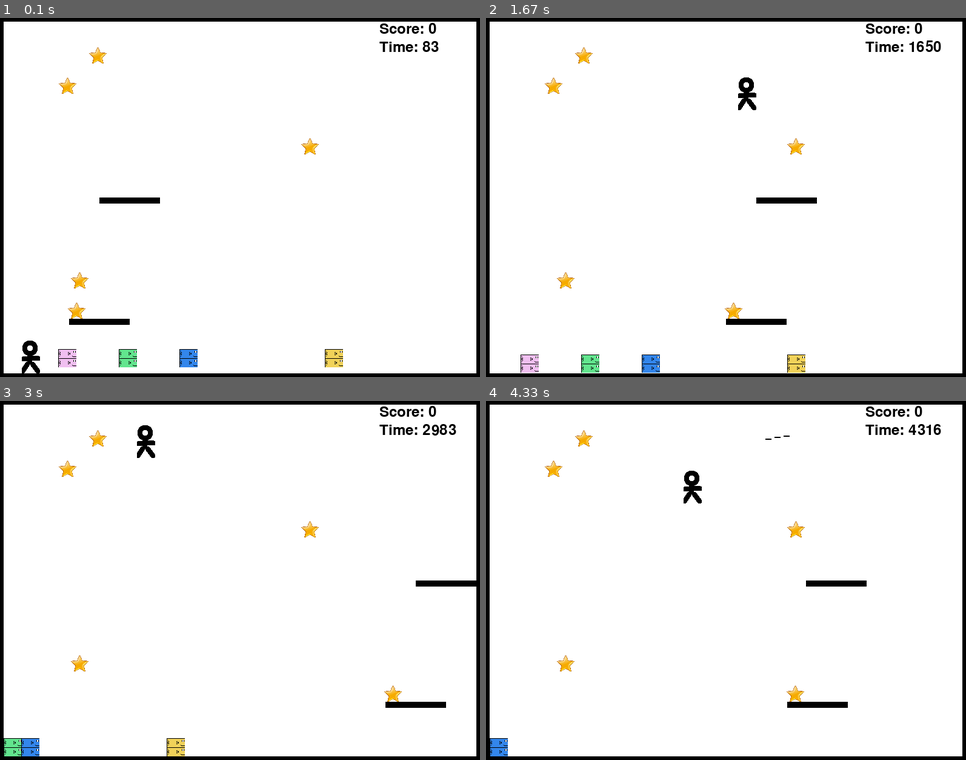
Above: before the commit, frames 1-4 (two rows, left to right).
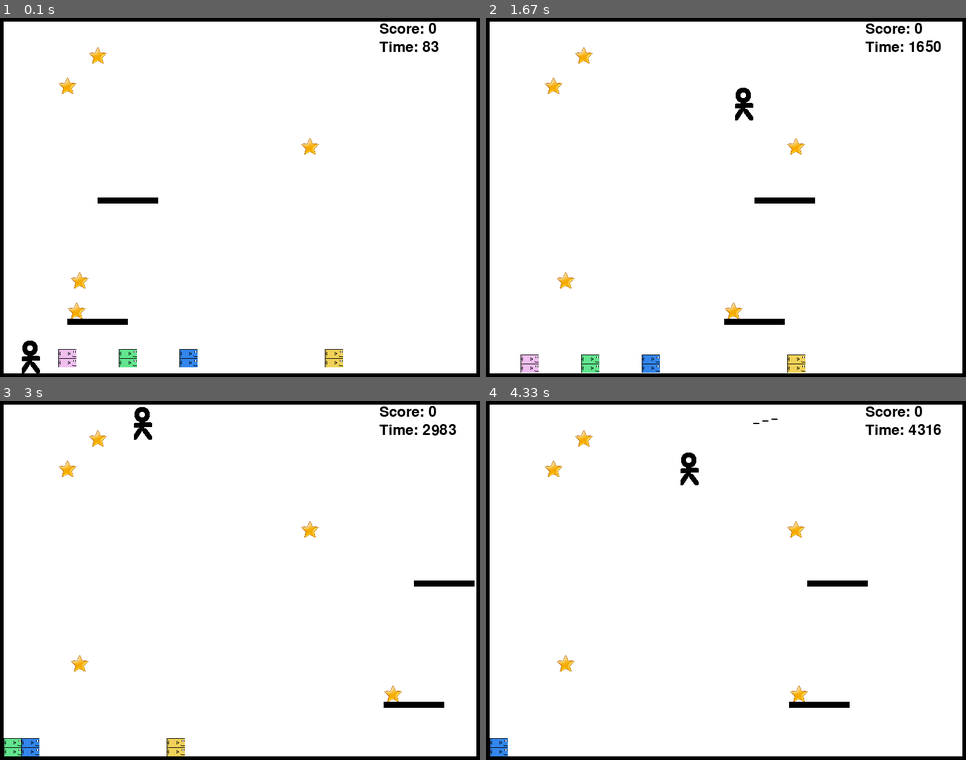
Above: after the commit, the same moments.

Repository: nkudeba/pygame-platform-evolution
Game: pygame game, started from platformer.py
Two runs of this game, one before a commit and one after it. Both use one fixed random seed, a clock stepped at 60 frames per second and the inputs below.
Inputs:
- Up to frame 1 (0.1 s): no input
- Up to frame 2 (1.67 s): hold S 0.33-0.8 s; hold Right 0.33-0.8 s; hold Right 0.83-1.3 s; tap Space at 0.9, 1.2, 1.4 s; tap S at 0.98 s; hold Right from 1.33 s (still down)
- Up to frame 3 (3 s): tap Space at 1.7, 1.9, 2.2, 2.47, 2.77, 2.9 s; release Right at 1.8 s; hold Left 1.83-2.37 s; hold Left 2.4-2.8 s; tap S at 2.55 s; hold Right from 2.83 s (still down)
- Up to frame 4 (4.33 s): tap Space at 3.2, 3.57, 3.87, 4.07 s; release Right at 3.47 s; hold Left 3.5-3.97 s; hold Right from 4 s (still down); tap S at 4.15 s

The runs differ from the first frame. In frame 1, less than 0.1% of the frame differs, in the area x 14-34%, y 50-86%; in frame 2, 0.3%; in frame 3, 0.4%; in frame 4, 0.5%, in the area x 40-80%, y 4-86%.

Commit message:
lots of refactoring

Diff:
--- a/platformer.py
+++ b/platformer.py
@@ -40,39 +40,48 @@
         self.velocity = [0, 0]
         self.on_moving_bar = False
         self.score = 0
+        self.width = self.image.get_width()
+        self.height = self.image.get_height()
 
     def update(self):
+        self.basicUpdate()
+
+    def basicUpdate(self):
         self.rect.x += self.velocity[0]
         self.rect.y += self.velocity[1]
-        self.velocity[1] += 1  # Gravity
-        self.elapsedTime = pygame.time.get_ticks()
 
 # Stickman class
 class Stickman(Character):
     def __init__(self, x, y):
         image = load_and_scale_image('player2.png', 30, 55)
         super().__init__(x, y, image)
+    def update(self):
+        self.basicUpdate()
+        self.velocity[1] += 1  # Gravity
+        self.elapsedTime = pygame.time.get_ticks()
 
 
 class Fish(Character):
     def __init__(self, x, y, velocity = [0, 0], name = fish_count + 1):
+        fishWidth = 30
+        fishHeight = 30
+        self.elapsedTime = pygame.time.get_ticks()
+        self.fish_image(fishWidth, fishHeight)
+        self.name = "fish " + str(name)
+        super().__init__(x, y, self.image)
+        self.score = 0
+
+    def fish_image(self, fishWidth, fishHeight):
         random_red    = random.randint( 50, 250 )
         random_green  = random.randint( 50, 250 )
         random_blue   = random.randint( 50, 250 )
         random_colour = ( random_red, random_green, random_blue )
-        picture = pygame.image.load('fish_image.png')  # load the fish image
-        fishWidth = 30
-        fishHeight = 30
-        self.elapsedTime = pygame.time.get_ticks()
-        self.image = pygame.transform.scale(picture, (fishWidth, fishHeight))
+        self.image = load_and_scale_image('fish_image.png', fishWidth, fishHeight)
         self.rect = self.image.get_rect()
-        self.name = "fish " + str(name)
         fish_scales= pygame.Surface( ( fishWidth, fishHeight ) )
         fish_scales.fill( random_colour )
         fish_scales.blit( self.image, (0,0) )
         self.image = fish_scales
-        super().__init__(x, y, self.image)
-        self.score = 0
     def automate_movement(self, xvel = random.randint (-1, 1), yvel = random.randint (-1, 1)):
         self.velocity[0] += xvel
         self.velocity[1] += yvel
@@ -90,50 +99,31 @@
         t = self.elapsedTime = pygame.time.get_ticks() / 100
         self.velocity[0] = c1ax * t * t + c2ax * t * c3ax
         self.velocity[1] = c1ay * t * t + c2ay * t + c3ay
-        self.rect.x += self.velocity[0]
-        self.rect.y += self.velocity[1]
+        self.basicUpdate()
         # self.velocity[1] += 1  # Gravity
 
-class Projectile(pygame.sprite.Sprite):
+class Projectile(Character):
     def __init__(self, x, y, velocity = [4, 0]):
-        super().__init__()
         self.image = pygame.Surface((10, 2))
         self.image.fill(BLACK)
-        self.rect = self.image.get_rect()
-        self.rect.x = x
-        self.rect.y = y
+        super().__init__(x, y, self.image)
         self.velocity = velocity
         self.on_moving_bar = False
-    def update(self):
-        self.rect.x += self.velocity[0]
-        self.rect.y += self.velocity[1]
 
 
 # Platform class
-class Platform(pygame.sprite.Sprite):
+class Platform(Character):
     def __init__(self, x, y, width, height):
-        super().__init__()
         self.image = pygame.Surface((width, height))
         self.image.fill(BLACK)
-        self.rect = self.image.get_rect()
-        self.rect.x = x
-        self.rect.y = y
+        super().__init__(x, y, self.image)
 
 # Star class
-class Star(pygame.sprite.Sprite):
+class Star(Character):
     def __init__(self, x, y, velocity = [0, 0]):
-        super().__init__()
-        picture = pygame.image.load('star.png')  # load the star image
-        self.image = pygame.transform.scale(picture, (30, 30))
-        self.rect = self.image.get_rect()
-        self.rect.x = x
-        self.rect.y = y
+        self.image = load_and_scale_image('star.png', 30, 30)
+        super().__init__(x, y, self.image)
         self.velocity = velocity
-        self.on_moving_bar = False
-    def update(self):
-        self.rect.x += self.velocity[0]
-        self.rect.y += self.velocity[1]
-
 
 # Moving bar class
 class MovingBar(Platform):
@@ -181,6 +171,57 @@
 # Main game loop
 clock = pygame.time.Clock()
 
+
+def check_collision(object, platform):
+    if isinstance(object, Stickman):
+        collision = pygame.sprite.spritecollide(object, platform, False)
+    else:
+        collision = pygame.sprite.groupcollide(object, platform, False, False, pygame.sprite.collide_mask)
+    if collision:
+        if isinstance(object, Stickman):
+            platform_collisions(object, platform)
+        else:
+            for object, myplatform in collision.items():
+                platform_collisions(object, platform)
+
+def platform_collisions(object, platform):
+    if platform is horiplatforms:
+        object.velocity[1] = 0
+        object.rect.y = HEIGHT - object.height - 10
+    elif platform is topplatforms:
+        object.velocity[1] = 0
+        object.rect.y = 10
+    elif platform is vertplatforms:
+        object.velocity[0] = 0
+        object.rect.x = 10
+    elif platform is rightplatforms:
+        object.velocity[0] = 0
+        object.rect.x = WIDTH - object.width - 10
+
+
+def barCollision(object, moving_bars):
+    bar_collision = pygame.sprite.spritecollide(object, moving_bars, False)
+    if bar_collision:
+        if isinstance(object, Stickman):
+            bar = bar_collision[0]
+            handleBarCollision(object, bar_collision, bar)
+        else:
+            for object, bar in bar_collision.items():
+                # handleBarCollision(object, bar_collision, bar)
+                print('fish bar collide')
+
+def handleBarCollision(object, bar_collision, bar):
+    if object.on_moving_bar and bar_collision:
+        object.rect.x += bar.speed # Move with the bar
+        object.velocity[0] += bar.speed
+    if object.velocity[1] > 0:  # Landing on the bar
+        object.rect.y = bar.rect.y - object.rect.height
+        object.velocity[1] = 0
+        object.on_moving_bar = True
+    elif object.velocity[1] < 0:  # Hitting the bar from below
+        object.rect.y = bar.rect.y + bar.rect.height + 5
+        object.velocity[1] = 0
+
 while True:
     for event in pygame.event.get():
         if event.type == pygame.QUIT:
@@ -194,86 +235,33 @@
     if keys[pygame.K_s]:
         projectiles.add(Projectile(stickman.rect.x, stickman.rect.y + 20, [(stickman.velocity[0]+ 0.0001)/abs(stickman.velocity[0] + 0.0001) * 20,0]))
 
-
-    if stickman.on_moving_bar and bar_collision:
-        stickman.velocity[0] += bar.speed
+    if keys[pygame.K_LEFT]:
+        stickman.velocity[0] = -5
+    elif keys[pygame.K_RIGHT]:
+        stickman.velocity[0] = 5
     else:
-        if keys[pygame.K_LEFT]:
-            stickman.velocity[0] = -5
-        elif keys[pygame.K_RIGHT]:
-            stickman.velocity[0] = 5
-        else:
-            stickman.velocity[0] = 0
+        stickman.velocity[0] = 0
 
     if keys[pygame.K_SPACE]:
         stickman.velocity[1] = -15
         stickman.on_moving_bar = False
 
-    # Update game objects
-    stickman.update()
-    moving_bars.update()
-    stars.update()
-    projectiles.update()
-    fishes.update()
 
     # Check for collisions with platforms
-    horiplatform_collision = pygame.sprite.spritecollide(stickman, horiplatforms, False)
-    if horiplatform_collision:
-        # print("Hit bottom")
-        stickman.rect.y = horiplatform_collision[0].rect.y - stickman.rect.height
-        stickman.velocity[1] = 0
-
-    topplatforms_collision = pygame.sprite.spritecollide(stickman, topplatforms, False)
-    if topplatforms_collision:
-        # print("Hit top")
-        stickman.rect.y = 40
-        stickman.velocity[1] = 0
-
-    vertplatform_collision = pygame.sprite.spritecollide(stickman, vertplatforms, False)
-    if vertplatform_collision:
-        print("Hit side")
-        stickman.rect.x = 10
-        stickman.velocity[0] = 0
-    # if stickman.rect.x == 0:
-    #     stickman.velocity[0] = 0
-    #     stickman.rect.x == 1
-    rightplatform_collision = pygame.sprite.spritecollide(stickman, rightplatforms, False)
-    if rightplatform_collision:
-        print("Hit right side")
-        stickman.rect.x = WIDTH - 40
-        stickman.velocity[0] = 0
-
-    platform_fish_collision = pygame.sprite.groupcollide(fishes, horiplatforms, False, False, pygame.sprite.collide_mask)
-    if platform_fish_collision:
-        for fish, platform in platform_fish_collision.items():
-            fish.velocity[1] = 0
-            fish.rect.y = HEIGHT - 40
-
-    vertplatform_fish_collision = pygame.sprite.groupcollide(fishes, vertplatforms, False, False, pygame.sprite.collide_mask)
-    if vertplatform_fish_collision:
-        for fish, platform in vertplatform_fish_collision.items():
-            fish.velocity[0] = 0
-            fish.rect.x = 10
-    rightplatform_fish_collision = pygame.sprite.groupcollide(fishes, rightplatforms, False, False, pygame.sprite.collide_mask)
-    if rightplatform_fish_collision:
-        for fish, platform in rightplatform_fish_collision.items():
-            fish.velocity[0] = 0
-            fish.rect.x = WIDTH - 40
+    check_collision(stickman, horiplatforms)
+    check_collision(stickman, topplatforms)
+    check_collision(stickman, vertplatforms)
+    check_collision(stickman, rightplatforms)
+    check_collision(fishes, horiplatforms)
+    check_collision(fishes, vertplatforms)
+    check_collision(fishes, rightplatforms)
+    check_collision(fishes, topplatforms)
+
 
     bars_right_collision = pygame.sprite.groupcollide(moving_bars, rightplatforms, False, False, pygame.sprite.collide_mask)
     if bars_right_collision:
         for bar, platform in bars_right_collision.items():
             bar.rect.x = platform[0].rect.x - bar.width
-
-    topplatform_fish_collision = pygame.sprite.groupcollide(fishes, topplatforms, False, False, pygame.sprite.collide_mask)
-    if topplatform_fish_collision:
-        for fish, platform in topplatform_fish_collision.items():
-            fish.velocity[1] = 0
-            fish.rect.y = 30
-
-    # Check for collision with edges
-    if stickman.rect.x == 0:
-        stickman.velocity[0] = 0
 
     star_collision = pygame.sprite.spritecollide(stickman, stars, True, pygame.sprite.collide_mask)
     if star_collision:
@@ -294,43 +282,25 @@
         print("star player collision")
 
     # Check for collisions with moving bars
-    bar_collision = pygame.sprite.spritecollide(stickman, moving_bars, False)
-    if bar_collision:
-        bar = bar_collision[0]
-        if stickman.velocity[1] > 0:  # Landing on the bar
-            stickman.rect.y = bar.rect.y - stickman.rect.height
-            stickman.velocity[1] = 0
-            stickman.on_moving_bar = True
-        elif stickman.velocity[1] < 0:  # Hitting the bar from below
-            stickman.rect.y = bar.rect.y + bar.rect.height + 5
-            stickman.velocity[1] = 0
-
-    # Move with the moving bar
-    if stickman.on_moving_bar and bar_collision:
-        stickman.rect.x += stickman.velocity[0] + bar.speed
+    barCollision(stickman, moving_bars)
+    # barCollision(fishes, moving_bars) # Need to make this work - Group object has no attribute 'rect'
+
 
     # Draw game objects
     screen.fill(WHITE)
     screen.blit(stickman.image, stickman.rect)
-    for platform in horiplatforms:
-        screen.blit(platform.image, platform.rect)
-    for platform in vertplatforms:
-        screen.blit(platform.image, platform.rect)
-    for platform in rightplatforms:
-        screen.blit(platform.image, platform.rect)
-    for platform in topplatforms:
-        screen.blit(platform.image, platform.rect)
-    for moving_bar in moving_bars:
-        screen.blit(moving_bar.image, moving_bar.rect)
-    for star in stars:
-        screen.blit(star.image, star.rect)
-    for fish in fishes:
-        screen.blit(fish.image, fish.rect)
-    for projectile in projectiles:
-        screen.blit(projectile.image, projectile.rect)
+    tobuild = [horiplatforms, vertplatforms, rightplatforms, topplatforms, moving_bars, stars, fishes, projectiles]
+    for group in tobuild:
+        for object in group:
+            screen.blit(object.image, object.rect)
     score_text = font.render("Score: " + str(stickman.score), True, Text_Color)
     time_text = font.render("Time: " + str(stickman.elapsedTime), True, Text_Color)
     screen.blit(score_text, (WIDTH - 170, 10))
     screen.blit(time_text, (WIDTH - 170, 40))
     pygame.display.flip()
     clock.tick(FPS)
+
+    # Update game objects
+    toupdate = [stickman, moving_bars, stars, projectiles, fishes]
+    for object in toupdate:
+        object.update()
